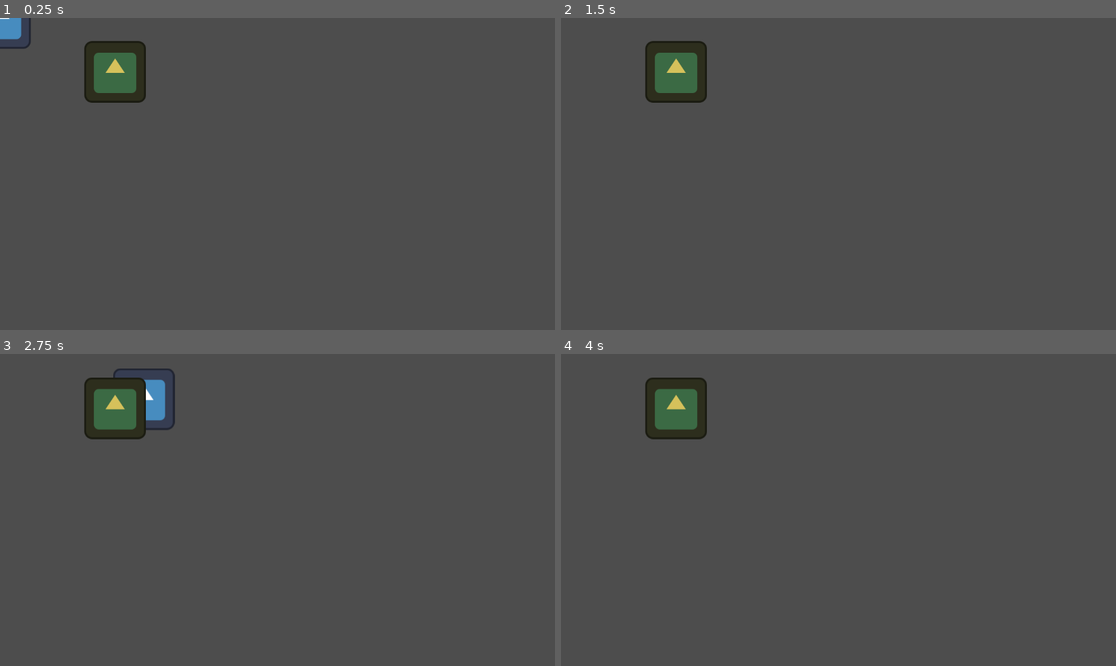
Above: before the commit, frames 1-4 (two rows, left to right).
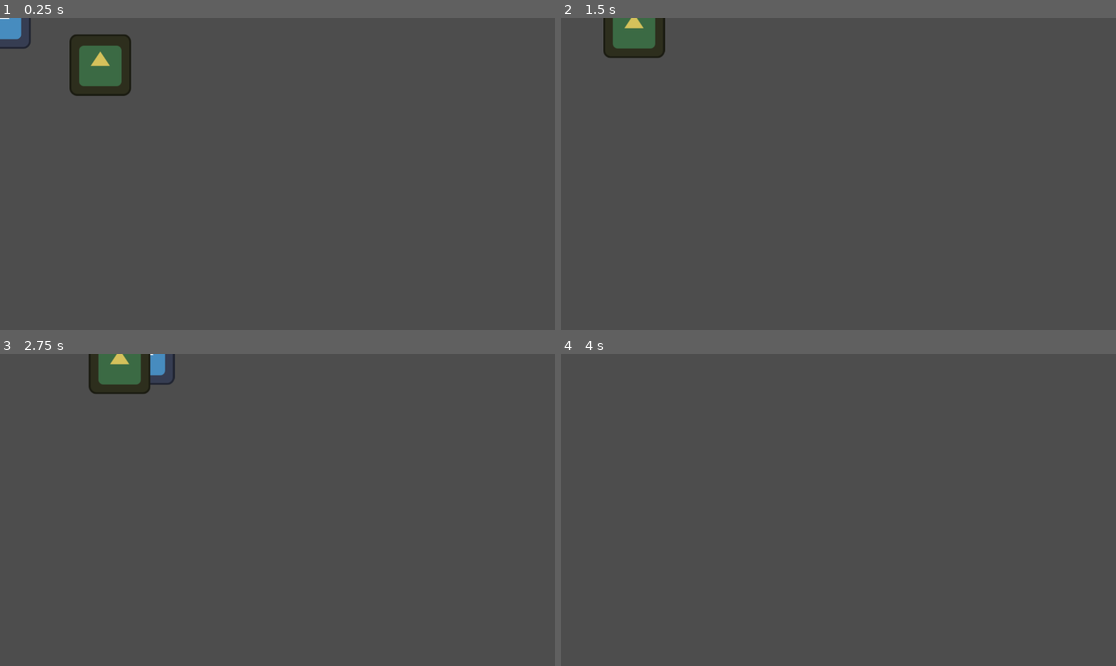
Above: after the commit, the same moments.

Repository: arthurnog/cordelProject
Game: Godot game, scene res://nodes/sample_scene.tscn
The game is run twice, just before and just after one commit, with the same random seed, the same clock (stepped at 60 frames per second) and the same inputs. The engine's default icon, where the game draws it, is replaced by a stand-in: a white triangle on a blue panel in a dark square.
Inputs:
- Up to frame 1 (0.25 s): no input
- Up to frame 2 (1.5 s): hold Right (p_right) 0.53-1.28 s; tap Z (p_attack) at 0.6, 1.35 s; tap Space (p_jump) at 0.77 s; hold Down (p_down) from 1.28 s (still down)
- Up to frame 3 (2.75 s): tap Space (p_jump) at 1.52 s; release Down (p_down) at 2.03 s; hold Right (p_right) from 2.03 s (still down); tap Z (p_attack) at 2.1 s
- Up to frame 4 (4 s): release Right (p_right) at 2.78 s; hold Up (p_up) 2.78-3.53 s; tap Z (p_attack) at 2.85, 3.6 s; tap Space (p_jump) at 3.02, 3.77 s; hold Left (p_left) from 3.53 s (still down)

The runs differ from the first frame. In frame 1, 2.2% of the frame differs, in the area x 12-27%, y 5-28%; in frame 2, 3.2%; in frame 3, 3.5%, in the area x 15-32%, y 0-28%; in frame 4, 2.1%.

Commit message:
Add EnemyNavigationModule

Diff:
--- a/nodes/minion.tscn
+++ b/nodes/minion.tscn
@@ -1,13 +1,18 @@
-[gd_scene load_steps=4 format=3 uid="uid://chi25qf3miqv8"]
+[gd_scene load_steps=6 format=3 uid="uid://chi25qf3miqv8"]
 
 [ext_resource type="Texture2D" uid="uid://dwi30xlufrnt0" path="res://icon.svg" id="1_acvuv"]
+[ext_resource type="Script" path="res://scripts/minion.gd" id="1_w5m6e"]
 [ext_resource type="Script" path="res://scripts/movement_module.gd" id="2_iucp4"]
+[ext_resource type="Script" path="res://scripts/enemy_navigation_module.gd" id="3_pk43u"]
 
 [sub_resource type="CapsuleShape2D" id="CapsuleShape2D_bhg8m"]
 height = 130.0
 
-[node name="Minion" type="CharacterBody2D"]
+[node name="Minion" type="CharacterBody2D" node_paths=PackedStringArray("movement", "navigation")]
 motion_mode = 1
+script = ExtResource("1_w5m6e")
+movement = NodePath("MovementModule")
+navigation = NodePath("EnemyNavigationModule")
 
 [node name="Icon" type="Sprite2D" parent="."]
 modulate = Color(0.835294, 0.756863, 0.356863, 1)
@@ -22,3 +27,6 @@
 script = ExtResource("2_iucp4")
 body = NodePath("..")
 sprite = NodePath("../Icon")
+
+[node name="EnemyNavigationModule" type="Node" parent="."]
+script = ExtResource("3_pk43u")
--- /dev/null
+++ b/scripts/enemy_navigation_module.gd
@@ -0,0 +1,17 @@
+extends Node
+
+class_name EnemyNavigationModule
+
+@onready var body = get_parent()
+@onready var player = body.get_parent().get_node("Player")
+
+# Called when the node enters the scene tree for the first time.
+func _ready() -> void:
+	pass # Replace with function body.
+
+
+# Called every frame. 'delta' is the elapsed time since the previous frame.
+func _process(delta: float) -> void:
+	var diff: Vector2 = player.position -  body.position
+	diff = diff.normalized()
+	body.movement.move(diff, delta)
--- /dev/null
+++ b/scripts/minion.gd
@@ -0,0 +1,6 @@
+extends CharacterBody2D
+
+class_name Minion
+
+@export var movement: MovementModule
+@export var navigation: EnemyNavigationModule
